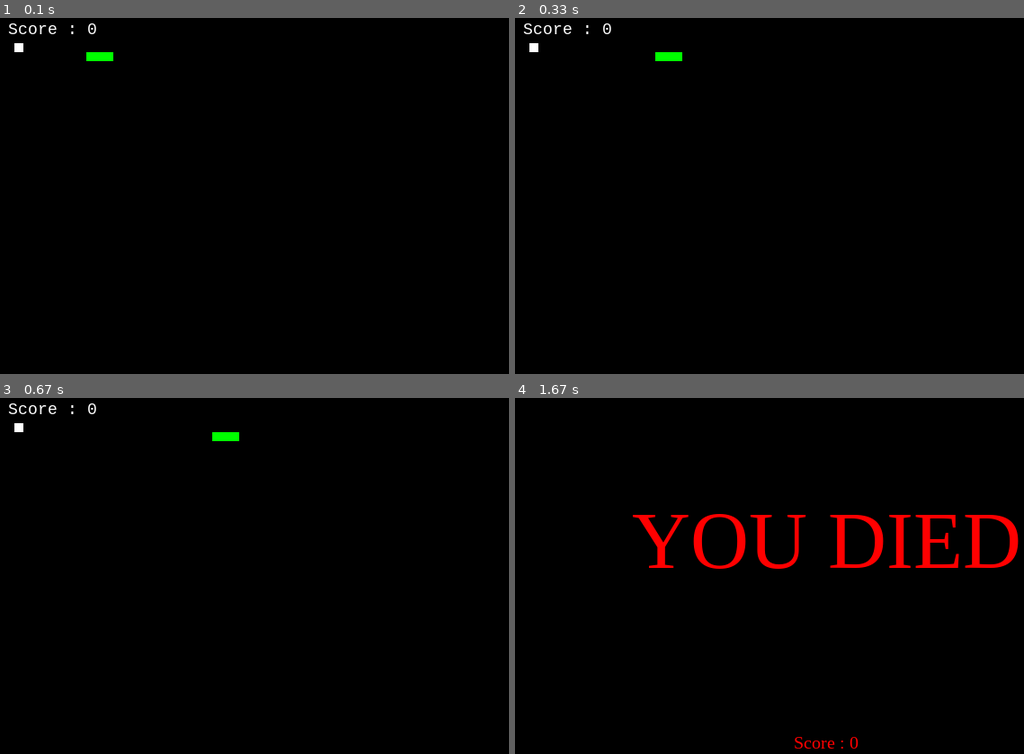
Above: before the commit, frames 1-4 (two rows, left to right).
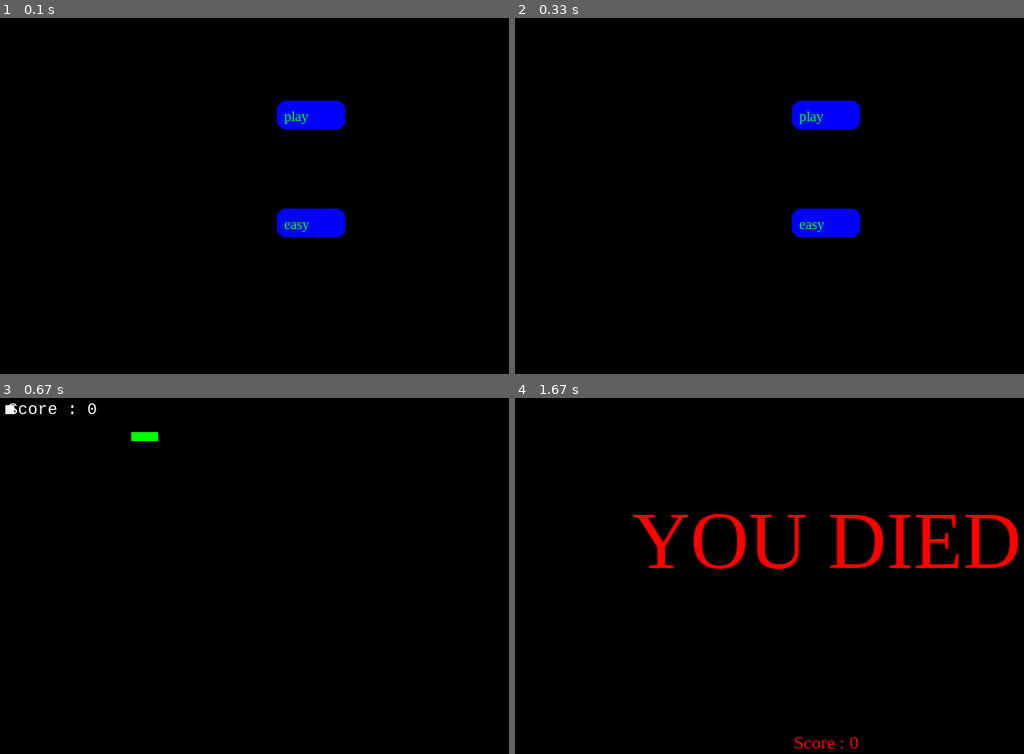
Above: after the commit, the same moments.

Repository: rajatdiptabiswas/snake-pygame
Game: pygame game, started from Snake Game.py
Two runs of this game, one before a commit and one after it. Both use one fixed random seed, a clock stepped at 60 frames per second and the inputs below.
Inputs (mouse positions are in pixels of both pictures, inside the frame that each line leads up to):
- Up to frame 1 (0.1 s): no input
- Up to frame 2 (0.33 s): no input
- Up to frame 3 (0.67 s): click (310, 494) at 0.38 s, where only the run after the commit has a clickable "play"
- Up to frame 4 (1.67 s): tap W at 0.67 s

The runs differ from the first frame. In frame 1, 2.4% of the frame differs, in the area x 1-68%, y 1-62%; in frame 2, 2.4%; in frame 3, 0.4%; in frame 4, nothing differs.

Commit message:
added a menu

Diff:
--- a/Snake Game.py
+++ b/Snake Game.py
@@ -23,14 +23,14 @@
 # pygame.init() example output -> (6, 0)
 # second number in tuple gives number of errors
 if check_errors[1] > 0:
-    print(f'[!] Had {check_errors[1]} errors when initialising game, exiting...')
+    print(f"[!] Had {check_errors[1]} errors when initialising game, exiting...")
     sys.exit(-1)
 else:
-    print('[+] Game successfully initialised')
+    print("[+] Game successfully initialised")
 
 
 # Initialise game window
-pygame.display.set_caption('Snake Eater')
+pygame.display.set_caption("Snake Eater")
 game_window = pygame.display.set_mode((frame_size_x, frame_size_y))
 
 
@@ -42,32 +42,134 @@
 blue = pygame.Color(0, 0, 255)
 
 
+# a list that stors all buttons
+buttons = []
+
 # FPS (frames per second) controller
 fps_controller = pygame.time.Clock()
 
 
 # Game variables
 snake_pos = [100, 50]
-snake_body = [[100, 50], [100-10, 50], [100-(2*10), 50]]
-
-food_pos = [random.randrange(1, (frame_size_x//10)) * 10, random.randrange(1, (frame_size_y//10)) * 10]
+snake_body = [[100, 50], [100 - 10, 50], [100 - (2 * 10), 50]]
+
+food_pos = [
+    random.randrange(1, (frame_size_x // 10)) * 10,
+    random.randrange(1, (frame_size_y // 10)) * 10,
+]
 food_spawn = True
 
-direction = 'RIGHT'
+direction = "RIGHT"
 change_to = direction
 
 score = 0
+
+
+class Button:
+    """
+    propertes:
+    buttons: a List of all buttons
+    react: the button hitbox (a pygame.rect)
+    coolDown: button coldown to stop instantanus clicking
+    func: function given to the button to exacute
+    window: which menu window the button is in
+    name: the text that is displayed on the button
+    mouse_on: boolen that shows if the mous is on the button
+    show: shows the button
+
+    methods:
+    render(self) -> None: Renders the button whith text placed on the button
+    update(self) -> None: checks if the button is clicked
+    """
+
+    def __init__(self, x, y, width, height, window, func, name="Button") -> None:
+        buttons.append(self)
+        self.react = pygame.Rect(x, y, width, height)
+        self.coolDown = 0
+        self.func = func
+        self.window = window
+        self.name = name
+        self.mouse_on = False
+        self.show = False
+
+    def render(self) -> None:
+        if self.show:
+            textRect = pygame.Rect(
+                self.react.x + 8,
+                self.react.y + 8,
+                self.react.width - 16,
+                self.react.height - 16,
+            )
+            font = pygame.font.SysFont("times new roman", 16)
+            text = font.render(self.name, True, green)
+            if self.mouse_on:
+                pygame.draw.rect(game_window, white, self.react, border_radius=10)
+                game_window.blit(text, textRect)
+            else:
+                pygame.draw.rect(game_window, blue, self.react, border_radius=10)
+                game_window.blit(text, textRect)
+
+    def update(self) -> None:
+        if self.coolDown > 0:
+            self.coolDown -= 1
+        elif self.show:
+            self.mouse_on = False
+            if self.react.collidepoint(pygame.mouse.get_pos()):
+                self.mouse_on = True
+                if event.type == pygame.MOUSEBUTTONDOWN and event.button == 1:
+                    self.coolDown = 15
+                    self.func(self)
+
+
+def show_main_menu():
+    """
+    shows all buttons that are on the main menu and hides the rest
+    """
+    for button in buttons:
+        button.show = False
+        if button.window == "main":
+            button.show = True
+
+
+def start_game(which_button):
+    """
+    starts the game
+    """
+    global run_game
+    run_game = True
+
+def change_difficulty(which_button):
+    """
+    changes the difficulty of the game
+    """
+    global difficulty
+    if which_button.name == "easy":
+        difficulty = 25
+        which_button.name = "medium"
+    elif which_button.name == "medium":
+        difficulty = 40
+        which_button.name = "hard"
+    elif which_button.name == "hard":
+        difficulty = 60
+        which_button.name = "harder"
+    elif which_button.name == "harder":
+        difficulty = 120
+        which_button.name = "impossible"
+    elif which_button.name == "impossible":
+        difficulty = 120
+        which_button.name = "easy"
+    print(difficulty)
 
 
 # Game Over
 def game_over():
-    my_font = pygame.font.SysFont('times new roman', 90)
-    game_over_surface = my_font.render('YOU DIED', True, red)
+    my_font = pygame.font.SysFont("times new roman", 90)
+    game_over_surface = my_font.render("YOU DIED", True, red)
     game_over_rect = game_over_surface.get_rect()
-    game_over_rect.midtop = (frame_size_x/2, frame_size_y/4)
+    game_over_rect.midtop = (frame_size_x / 2, frame_size_y / 4)
     game_window.fill(black)
     game_window.blit(game_over_surface, game_over_rect)
-    show_score(0, red, 'times', 20)
+    show_score(0, red, "times", 20)
     pygame.display.flip()
     time.sleep(3)
     pygame.quit()
@@ -77,94 +179,139 @@
 # Score
 def show_score(choice, color, font, size):
     score_font = pygame.font.SysFont(font, size)
-    score_surface = score_font.render('Score : ' + str(score), True, color)
+    score_surface = score_font.render("Score : " + str(score), True, color)
     score_rect = score_surface.get_rect()
     if choice == 1:
-        score_rect.midtop = (frame_size_x/10, 15)
+        score_rect.midtop = (frame_size_x / 10, 15)
     else:
-        score_rect.midtop = (frame_size_x/2, frame_size_y/1.25)
+        score_rect.midtop = (frame_size_x / 2, frame_size_y / 1.25)
     game_window.blit(score_surface, score_rect)
     # pygame.display.flip()
 
 
-# Main logic
+def main():
+    global change_to, direction, food_pos, food_spawn, score
+    # Main logic
+    while True:
+        for event in pygame.event.get():
+            if event.type == pygame.QUIT:
+                pygame.quit()
+                sys.exit()
+            # Whenever a key is pressed down
+            elif event.type == pygame.KEYDOWN:
+                # W -> Up; S -> Down; A -> Left; D -> Right
+                if event.key == pygame.K_UP or event.key == ord("w"):
+                    change_to = "UP"
+                if event.key == pygame.K_DOWN or event.key == ord("s"):
+                    change_to = "DOWN"
+                if event.key == pygame.K_LEFT or event.key == ord("a"):
+                    change_to = "LEFT"
+                if event.key == pygame.K_RIGHT or event.key == ord("d"):
+                    change_to = "RIGHT"
+                # Esc -> Create event to quit the game
+                if event.key == pygame.K_ESCAPE:
+                    pygame.event.post(pygame.event.Event(pygame.QUIT))
+
+        # Making sure the snake cannot move in the opposite direction instantaneously
+        if change_to == "UP" and direction != "DOWN":
+            direction = "UP"
+        if change_to == "DOWN" and direction != "UP":
+            direction = "DOWN"
+        if change_to == "LEFT" and direction != "RIGHT":
+            direction = "LEFT"
+        if change_to == "RIGHT" and direction != "LEFT":
+            direction = "RIGHT"
+
+        # Moving the snake
+        if direction == "UP":
+            snake_pos[1] -= 10
+        if direction == "DOWN":
+            snake_pos[1] += 10
+        if direction == "LEFT":
+            snake_pos[0] -= 10
+        if direction == "RIGHT":
+            snake_pos[0] += 10
+
+        # Snake body growing mechanism
+        snake_body.insert(0, list(snake_pos))
+        if snake_pos[0] == food_pos[0] and snake_pos[1] == food_pos[1]:
+            score += 1
+            food_spawn = False
+        else:
+            snake_body.pop()
+
+        # Spawning food on the screen
+        if not food_spawn:
+            food_pos = [
+                random.randrange(1, (frame_size_x // 10)) * 10,
+                random.randrange(1, (frame_size_y // 10)) * 10,
+            ]
+        food_spawn = True
+
+        # GFX
+        game_window.fill(black)
+        for pos in snake_body:
+            # Snake body
+            # .draw.rect(play_surface, color, xy-coordinate)
+            # xy-coordinate -> .Rect(x, y, size_x, size_y)
+            pygame.draw.rect(game_window, green, pygame.Rect(pos[0], pos[1], 10, 10))
+
+        # Snake food
+        pygame.draw.rect(
+            game_window, white, pygame.Rect(food_pos[0], food_pos[1], 10, 10)
+        )
+
+        # Game Over conditions
+        # Getting out of bounds
+        if snake_pos[0] < 0 or snake_pos[0] > frame_size_x - 10:
+            game_over()
+        if snake_pos[1] < 0 or snake_pos[1] > frame_size_y - 10:
+            game_over()
+        # Touching the snake body
+        for block in snake_body[1:]:
+            if snake_pos[0] == block[0] and snake_pos[1] == block[1]:
+                game_over()
+
+        show_score(1, white, "consolas", 20)
+        # Refresh game screen
+        pygame.display.update()
+        # Refresh rate
+        fps_controller.tick(difficulty)
+
+
+# intoduce buttons here
+Button((frame_size_x / 2) - 38, (frame_size_y / 4) -16, 76, 32, "main", start_game, name="play")
+Button((frame_size_x / 2) - 38, 2 * (frame_size_y / 4) -16, 76, 32, "main", change_difficulty, name="easy")
+show_main_menu()
+
+# turn run_game to true to start the game
+run_game = False
+
 while True:
+    # poll for events
+    # pygame.QUIT event means the user clicked X to close your window
     for event in pygame.event.get():
         if event.type == pygame.QUIT:
             pygame.quit()
             sys.exit()
-        # Whenever a key is pressed down
-        elif event.type == pygame.KEYDOWN:
-            # W -> Up; S -> Down; A -> Left; D -> Right
-            if event.key == pygame.K_UP or event.key == ord('w'):
-                change_to = 'UP'
-            if event.key == pygame.K_DOWN or event.key == ord('s'):
-                change_to = 'DOWN'
-            if event.key == pygame.K_LEFT or event.key == ord('a'):
-                change_to = 'LEFT'
-            if event.key == pygame.K_RIGHT or event.key == ord('d'):
-                change_to = 'RIGHT'
-            # Esc -> Create event to quit the game
-            if event.key == pygame.K_ESCAPE:
-                pygame.event.post(pygame.event.Event(pygame.QUIT))
-
-    # Making sure the snake cannot move in the opposite direction instantaneously
-    if change_to == 'UP' and direction != 'DOWN':
-        direction = 'UP'
-    if change_to == 'DOWN' and direction != 'UP':
-        direction = 'DOWN'
-    if change_to == 'LEFT' and direction != 'RIGHT':
-        direction = 'LEFT'
-    if change_to == 'RIGHT' and direction != 'LEFT':
-        direction = 'RIGHT'
-
-    # Moving the snake
-    if direction == 'UP':
-        snake_pos[1] -= 10
-    if direction == 'DOWN':
-        snake_pos[1] += 10
-    if direction == 'LEFT':
-        snake_pos[0] -= 10
-    if direction == 'RIGHT':
-        snake_pos[0] += 10
-
-    # Snake body growing mechanism
-    snake_body.insert(0, list(snake_pos))
-    if snake_pos[0] == food_pos[0] and snake_pos[1] == food_pos[1]:
-        score += 1
-        food_spawn = False
-    else:
-        snake_body.pop()
-
-    # Spawning food on the screen
-    if not food_spawn:
-        food_pos = [random.randrange(1, (frame_size_x//10)) * 10, random.randrange(1, (frame_size_y//10)) * 10]
-    food_spawn = True
-
-    # GFX
+
+    # updates the player (location)
+
+    # fill the screen with a color to wipe away anything from last frame
     game_window.fill(black)
-    for pos in snake_body:
-        # Snake body
-        # .draw.rect(play_surface, color, xy-coordinate)
-        # xy-coordinate -> .Rect(x, y, size_x, size_y)
-        pygame.draw.rect(game_window, green, pygame.Rect(pos[0], pos[1], 10, 10))
-
-    # Snake food
-    pygame.draw.rect(game_window, white, pygame.Rect(food_pos[0], food_pos[1], 10, 10))
-
-    # Game Over conditions
-    # Getting out of bounds
-    if snake_pos[0] < 0 or snake_pos[0] > frame_size_x-10:
-        game_over()
-    if snake_pos[1] < 0 or snake_pos[1] > frame_size_y-10:
-        game_over()
-    # Touching the snake body
-    for block in snake_body[1:]:
-        if snake_pos[0] == block[0] and snake_pos[1] == block[1]:
-            game_over()
-
-    show_score(1, white, 'consolas', 20)
-    # Refresh game screen
-    pygame.display.update()
-    # Refresh rate
-    fps_controller.tick(difficulty)
+
+    # RENDER GAME HERE
+
+    for button in buttons:
+        button.update()
+        button.render()
+
+    # flip() the display to put your work on screen
+    pygame.display.flip()
+    if run_game:
+        main()
+
+    # limits FPS to 60
+    # dt is delta time in seconds since last frame, used for framerate-
+    # independent physics.
+    fps_controller.tick(60)
